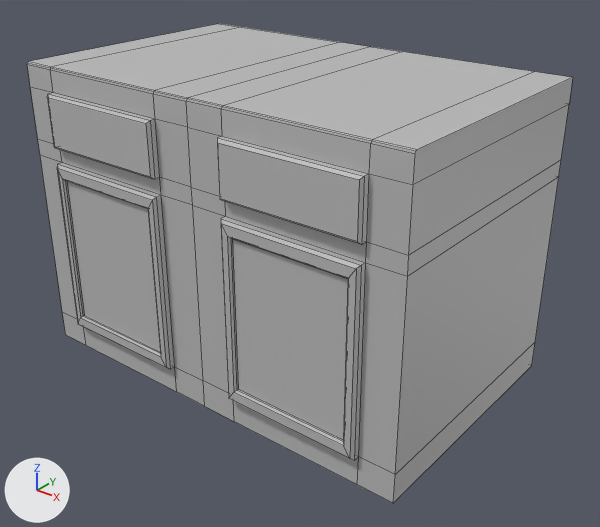
The FBX model Assets/Models/cupboards.fbx as it was, and as the next commit left it.
The view is the same before and after, from a camera (50 mm lens) standing at (0.1139, -0.1377, 0.1106) and looking at (0.0053, -0.0019, 0.0265). The lights are fixed; the arrows at lower left show +X, +Y and +Z. Mesh edges are drawn as thin lines. Where no turn or scale is listed for an object, it has been applied to the vertices. Vertices at the same position are counted once.

Objects in the first picture: 'cupboard_left', 'cupboard_right'.
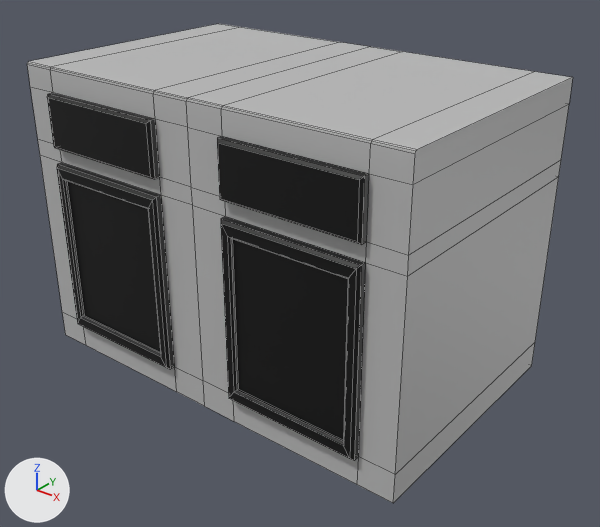
Pixel boxes (x1, y1, x2, y2) of what changed, in the pictures (600 x 527 px):
```json
{"part": 1, "of": "me_mesh", "change": "recoloured", "before": [47, 93, 175, 369], "after": [47, 93, 175, 369], "on screen": "grey to black"}
{"part": 2, "of": "me_mesh_001", "change": "recoloured", "before": [217, 136, 369, 461], "after": [217, 136, 369, 461], "on screen": "grey to black"}
```

The change, as JSON lines over the scene's bpy script:
```json
{"op": "add", "block": "mat_dark_wood", "code": ["mat_dark_wood = principled_material('dark_wood')", "mat_dark_wood.base_color = (0.0, 0.0, 0.0)  # black #000000"]}
{"block": "me_mesh", "where": "me_mesh.from_pydata(...)  # 84 vertices, 80 faces; spans x -0.0503..0.0, y -0.0328..0.0308, z -0.0351..0.0351"}
{"block": "me_mesh", "where": "# used by ob_cupboard_left; location = (0.0005, 0.0006, 0.0351)"}
{"block": "me_mesh", "change": "me_mesh part 1: all 30 faces centred in x -0.0419..-0.0091, y -0.0328..-0.0315, z -0.0283..0.0295 switch from mat_lambert1 (grey #bcbcbc) to mat_dark_wood (black #000000)"}
{"block": "me_mesh_001", "where": "me_mesh_001.from_pydata(...)  # 84 vertices, 80 faces; spans x 0.0..0.0503, y -0.0328..0.0308, z -0.0351..0.0351"}
{"block": "me_mesh_001", "where": "# used by ob_cupboard_right; location = (0.0005, 0.0006, 0.0351)"}
{"block": "me_mesh_001", "change": "me_mesh_001 part 2: all 30 faces centred in x 0.0091..0.0419, y -0.0328..-0.0315, z -0.0283..0.0295 switch from mat_lambert1 (grey #bcbcbc) to mat_dark_wood (black #000000)"}
```
